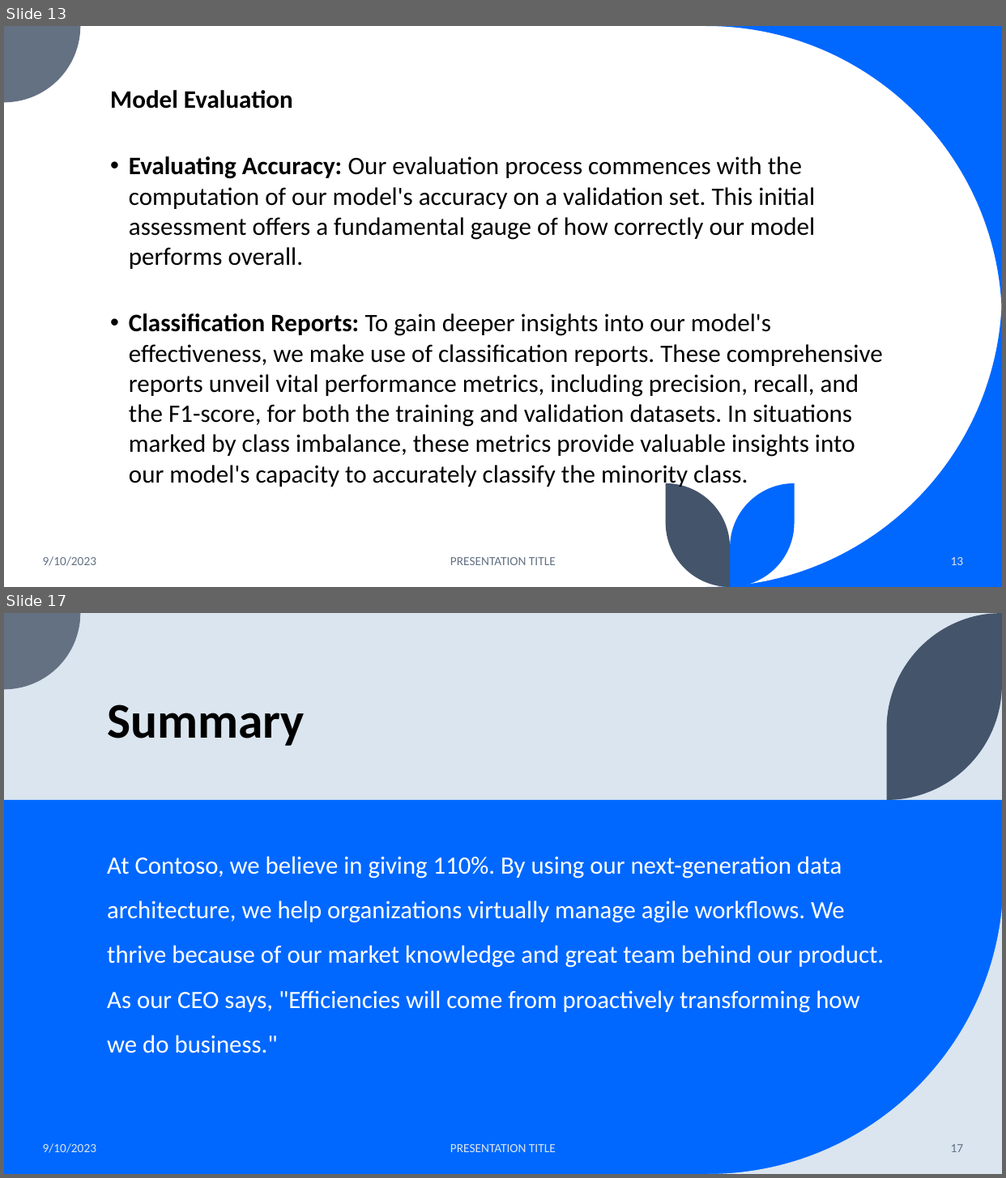
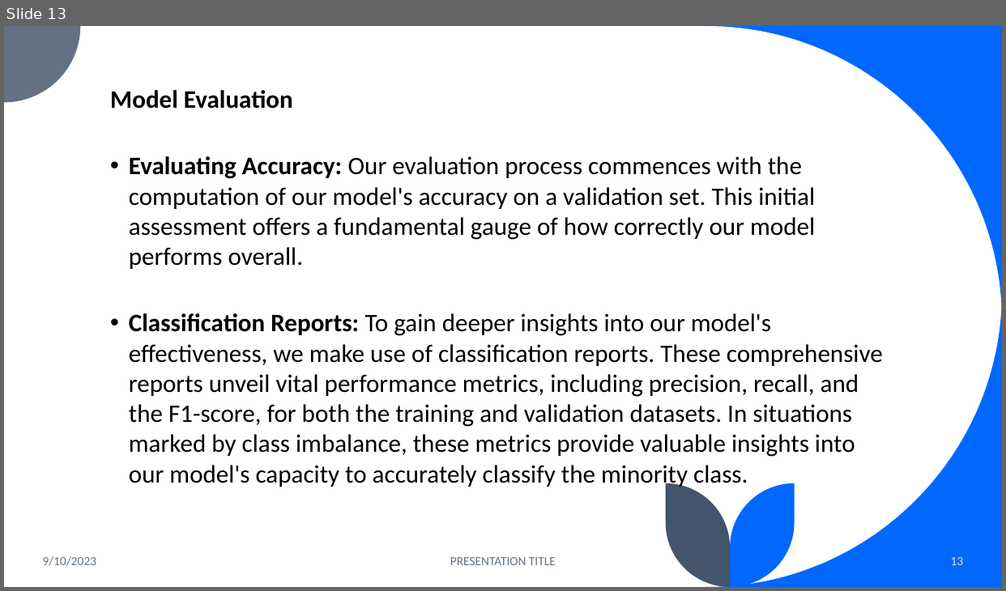
Before and after one commit to DeeeTeeee/IncomePredictionZindziProject, a slide deck: Income Prediction Challenge for Azubian - PPT.pptx. Shown one above the other, each under a label of ours: slides 13 and 17 before the commit, slide 13 after it; the slides between them are not shown. The pictures are 1006x1178 and 1006x591 pixels, drawn with LibreOffice and Linux fonts; fonts in the diff are those of the drawing. Boxes give left, top, right and bottom in pixels: in the first picture for what was removed or moved away, otherwise in the second. Text is boxed around its words. In the diff, an @@ line names an element or a change of style, - is before the commit and + after.

```diff
--- a/Income Prediction Challenge for Azubian - PPT.pptx
+++ b/Income Prediction Challenge for Azubian - PPT.pptx
@@ slide 17 removed at [4,613,1002,1174], background #DAE5EF; not listed: 1 template element that a slide beside it also shows @@
@@ freeform shape removed at [887,613,1002,800] @@
@@ title removed at [107,705,305,746] @@
-Summary
@@ rectangle removed at [4,800,1002,1174] @@
@@ text removed at [107,856,884,1054] @@
-At Contoso, we believe in giving 110%. By using our next-generation data architecture, we help organizations virtually manage agile workflows. We thrive because of our market knowledge and great team behind our product. As our CEO says, "Efficiencies will come from proactively transforming how we do business."
@@ freeform shape removed at [708,879,1002,1174] @@
@@ text removed at [43,1144,96,1153] @@
-9/10/2023
@@ text removed at [450,1144,556,1152] @@
-PRESENTATION TITLE
@@ page number removed at [951,1144,964,1152] @@
-17
```
Also in this commit, not shown: 6 slides changed, 3 slides added, 10 other slides removed, 1 other file.
